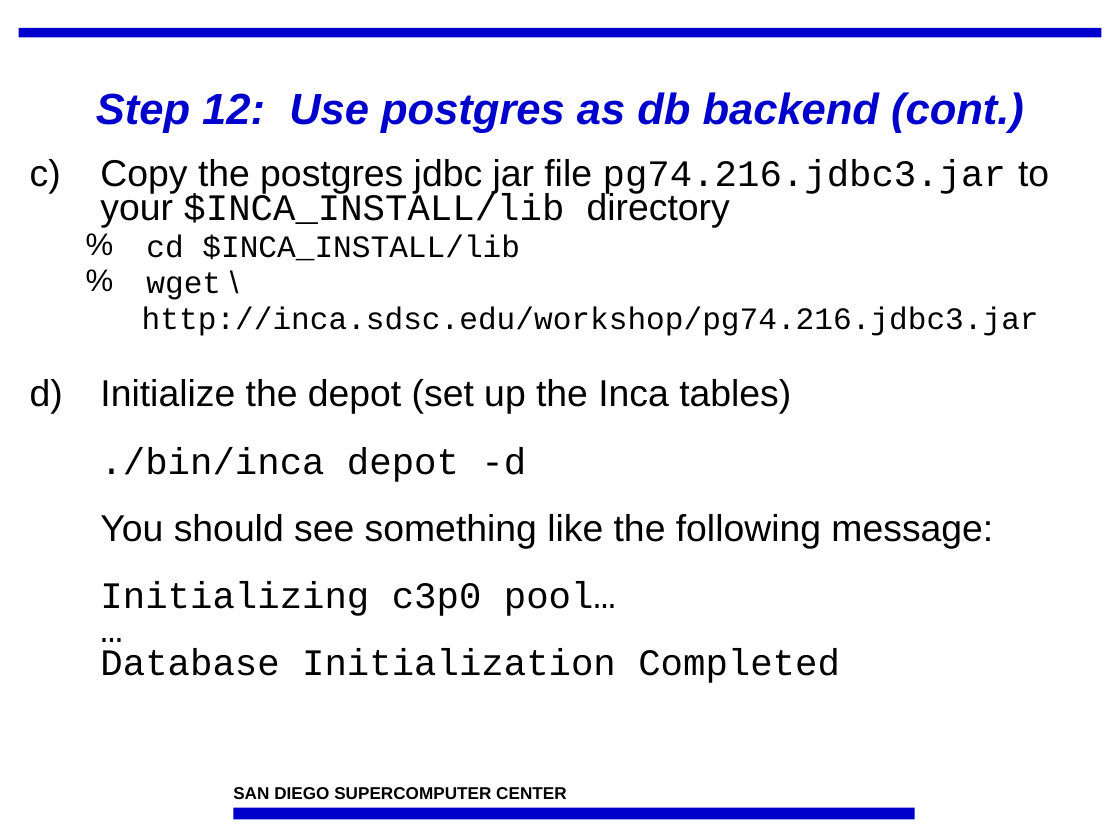
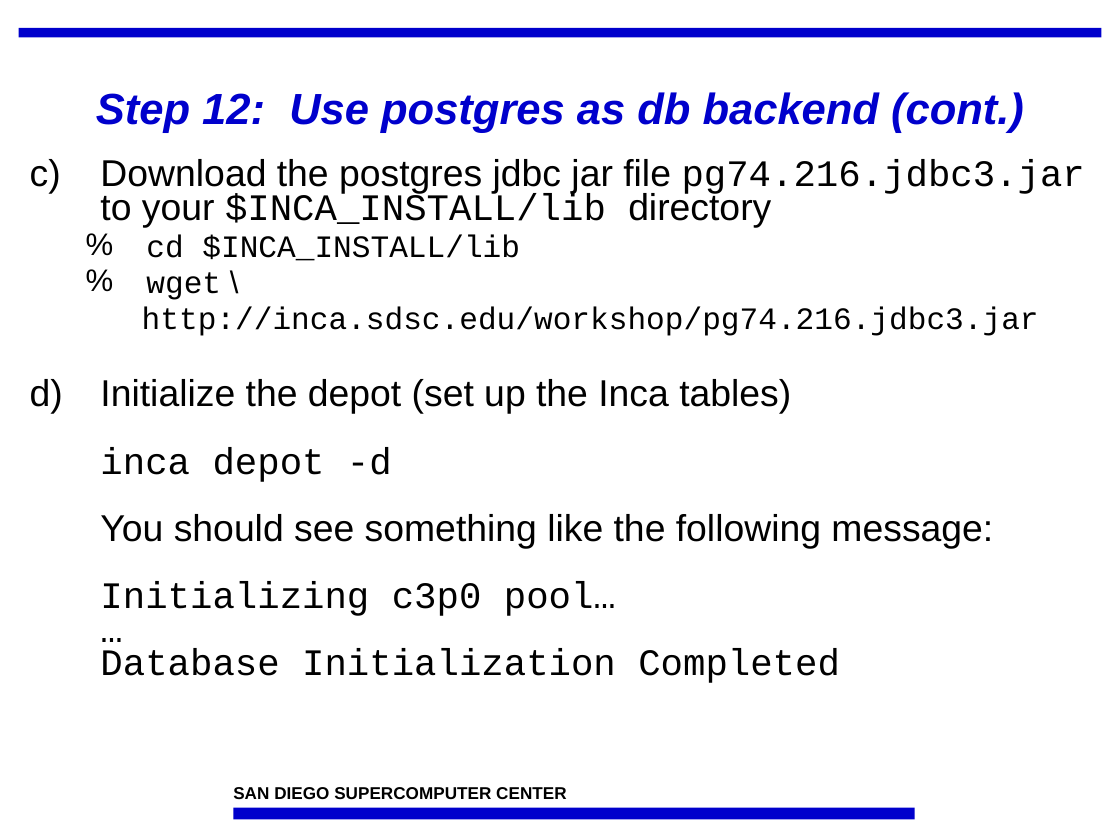
Before and after one commit to IncaProject/inca-xsede, a slide deck: slide 24 of talks/feb-06-workshop/deploy2.ppt. Drawn at 1120x840 pixels with LibreOffice and Linux fonts; fonts in the diff are those of the drawing; background and template pictures are left out. Boxes give left, top, right and bottom in pixels: in the first picture for what was removed or moved away, otherwise in the second. Text is boxed around its words. In the diff, an @@ line names an element or a change of style, - is before the commit and + after.

Commit message:
small changes

```diff
--- a/talks/feb-06-workshop/deploy2.ppt
+++ b/talks/feb-06-workshop/deploy2.ppt
@@ text at [100, 159, 1085, 228]: text changed @@
-c) Copy the postgres jdbc jar file pg74.216.jdbc3.jar to your $INCA_INSTALL/lib directory
+c) Download the postgres jdbc jar file pg74.216.jdbc3.jar to your $INCA_INSTALL/lib directory
@@ text at [100, 379, 993, 683]: text changed @@
-d) Initialize the depot (set up the Inca tables)
-   ./bin/inca depot -d
-   You should see something like the following message:
-   Initializing c3p0 pool…
-   …
-   Database Initialization Completed
+d) Initialize the depot (set up the Inca tables)
+   inca depot -d
+   You should see something like the following message:
+   Initializing c3p0 pool…
+   …
+   Database Initialization Completed
```
Also in this commit, not shown: 6 other slides changed.
